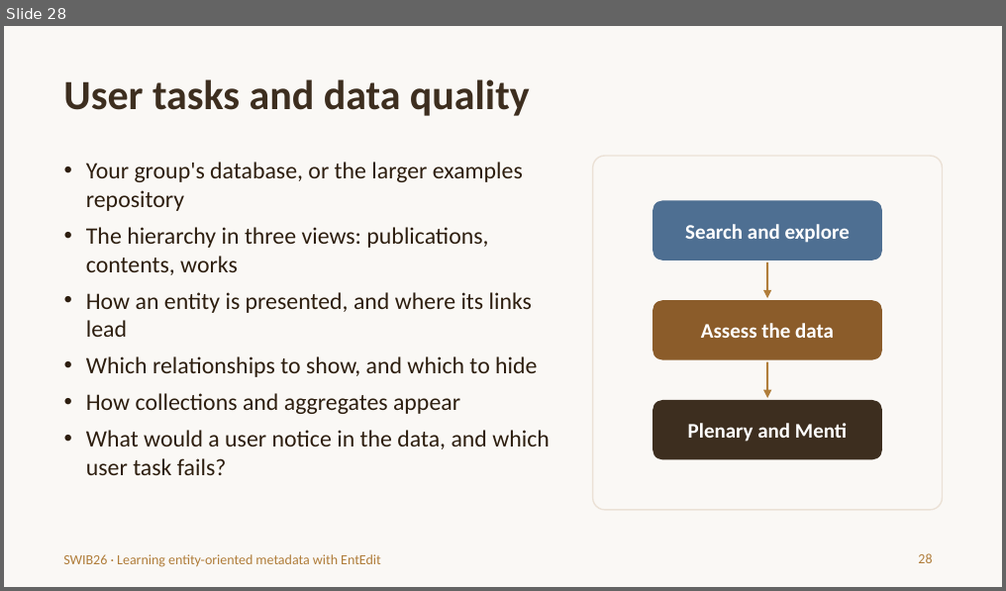
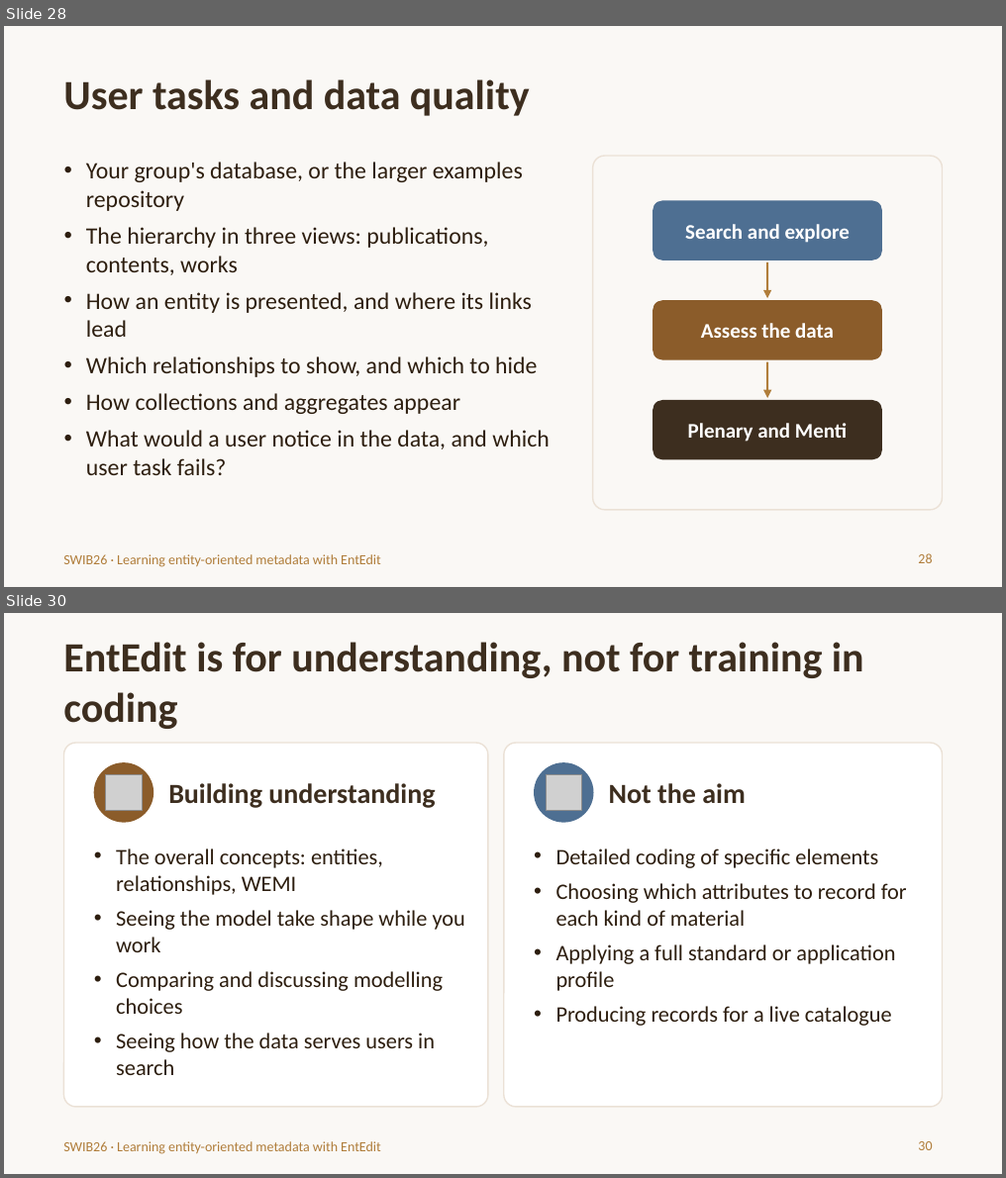
Before and after one commit to trondaal/EntEdit, a slide deck: swib26/EntEdit-SWIB26-introduction.pptx. Shown one above the other, each under a label of ours: slide 28 before the commit, slides 28 and 30 after it; the slides between them are not shown. The pictures are 1006x591 and 1006x1178 pixels, drawn with LibreOffice and Linux fonts; fonts in the diff are those of the drawing; grey boxes stand for pictures. Boxes give left, top, right and bottom in pixels: in the first picture for what was removed or moved away, otherwise in the second. Text is boxed around its words. In the diff, an @@ line names an element or a change of style, - is before the commit and + after.

```diff
--- a/swib26/EntEdit-SWIB26-introduction.pptx
+++ b/swib26/EntEdit-SWIB26-introduction.pptx
@@ slide 30 added at (x1=4, y1=613, x2=1002, y2=1174), background #FAF8F5; not listed: 1 template element that a slide beside it also shows @@
@@ title added at (x1=63, y1=642, x2=864, y2=729), 30 pt, text #3D2E1F, bold @@
+EntEdit is for understanding, not for training in coding
@@ rounded rectangle added at (x1=63, y1=743, x2=488, y2=1107), fill #FFFFFF, outline #EBE1D6 1 pt @@
@@ rounded rectangle added at (x1=504, y1=743, x2=943, y2=1107), fill #FFFFFF, outline #EBE1D6 1 pt @@
@@ ellipse added at (x1=94, y1=762, x2=153, y2=823), fill #8B5C2A @@
@@ picture added at (x1=106, y1=774, x2=142, y2=811) @@
@@ text added at (x1=168, y1=783, x2=435, y2=808), 20 pt, text #3D2E1F, bold @@
+Building understanding
@@ ellipse added at (x1=534, y1=762, x2=594, y2=823), fill #4E6F92 @@
@@ picture added at (x1=546, y1=774, x2=582, y2=811) @@
@@ text added at (x1=609, y1=783, x2=746, y2=804), 20 pt, text #3D2E1F, bold @@
+Not the aim
@@ text added at (x1=116, y1=849, x2=465, y2=1075), 16 pt, text #2D1E0F @@
+• The overall concepts: entities, relationships, WEMI
+• Seeing the model take shape while you work
+• Comparing and discussing modelling choices
+• Seeing how the data serves users in search
@@ text added at (x1=556, y1=849, x2=907, y2=1026), 16 pt, text #2D1E0F @@
+• Detailed coding of specific elements
+• Choosing which attributes to record for each kind of material
+• Applying a full standard or application profile
+• Producing records for a live catalogue
@@ page number added at (x1=918, y1=1142, x2=932, y2=1151), 10 pt, text #B07D3A @@
+30
```
Also in this commit, not shown: 2 slides changed, 3 other slides added.
